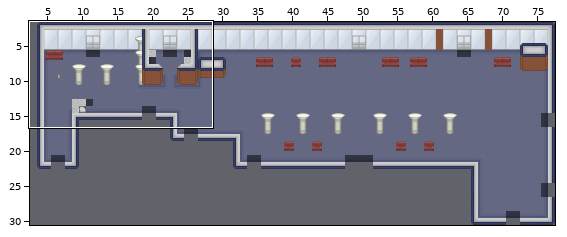
Tiled map (JSON): map/forum.json. The picture above shows the old version from afar; the outline marks the close-up.
Close-up. Old version:
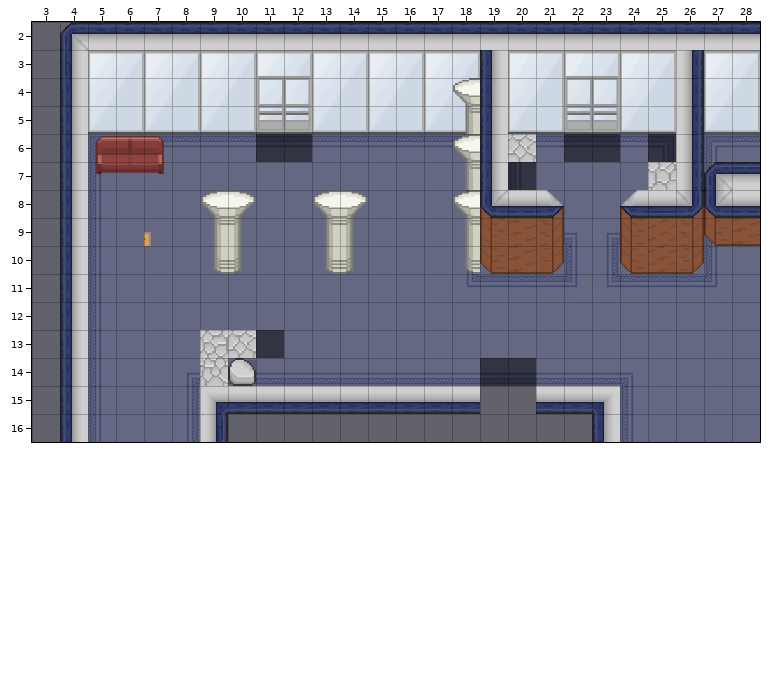
Cells are 48x48 px. Shown: x 3..28, y 2..16. The commit also changed other parts of the map, which this record leaves out. The commit also replaced the tileset; all pictures use the new one.
The same view after the edit:
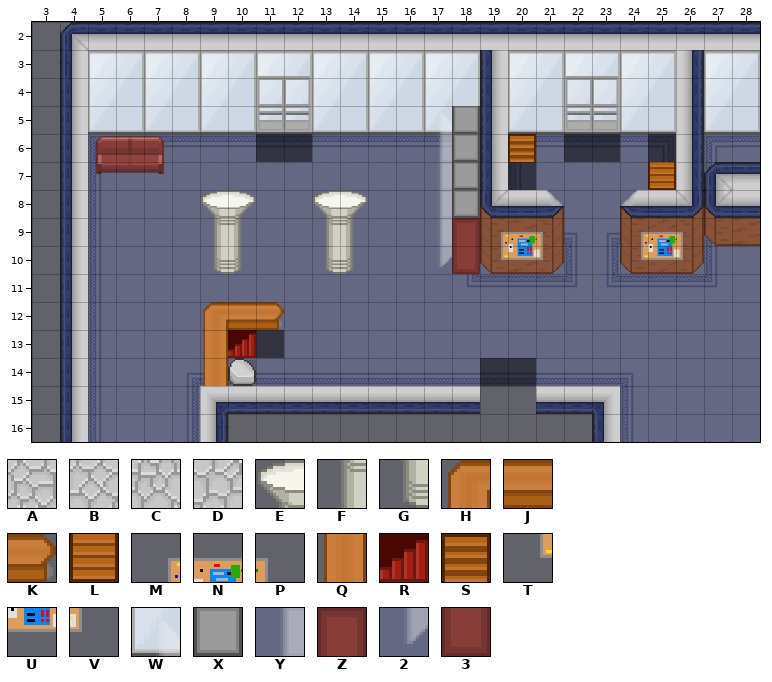
Key: from "tilesheet": A 138, B 139, C 158, D 159, E 178, F 198, G 218, H 223, J 224, K 225, L 226, M 236, N 237, P 238, Q 243, R 244, S 246, T 256, U 257, V 258, W 320, X 321, Y 340, Z 341, 2 360, 3 361.
_ is an empty cell, . an unchanged one.
See-through tiles are keyed as they look on the map.
Difference:
--- layer "Objets"
@@ x 7..26 @@
- 4 ...........E........
- 5 .........._F........
- 6 .........._E.B......
- 7 .........._F......D.
- 8 .........._E........
- 9 P........._F___..___
-10 .........._G___..___
+ 4 ..........._........
+ 5 ..........WX........
+ 6 ..........YX.S......
+ 7 ..........YX......L.
+ 8 ..........YX........
+ 9 _.........YZMNP..MNP
+10 ..........23TUV..TUV
@@ x 9..11 @@
-12 ___
-13 AB.
-14 C..
+12 HJK
+13 QR.
+14 Q..
